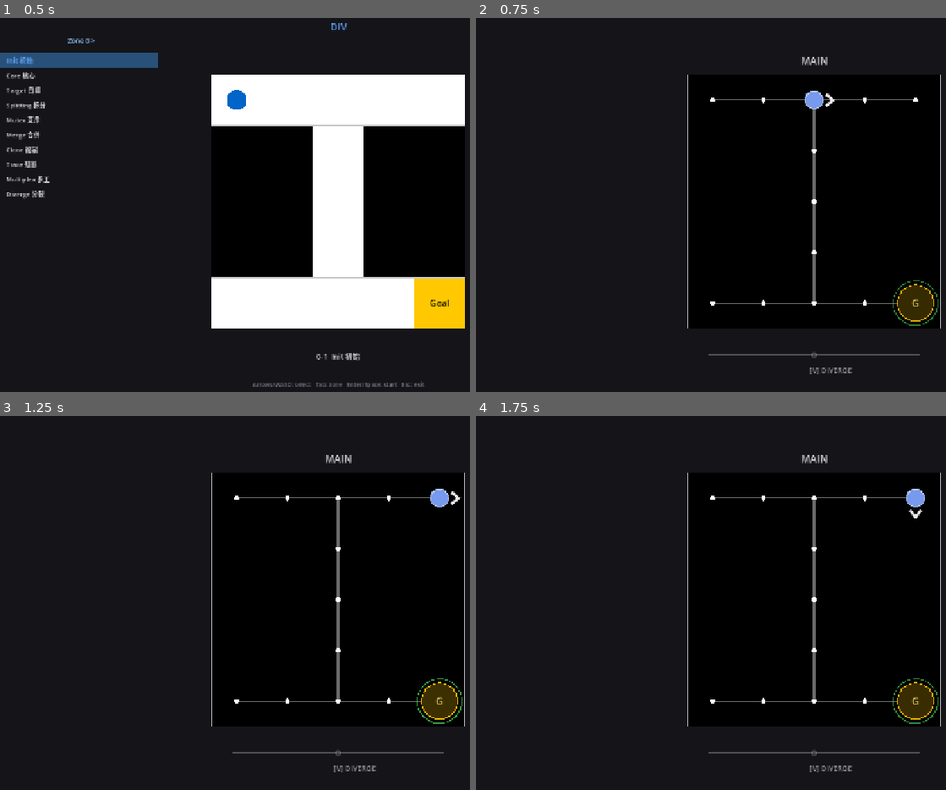
Above: before the commit, frames 1-4 (two rows, left to right).
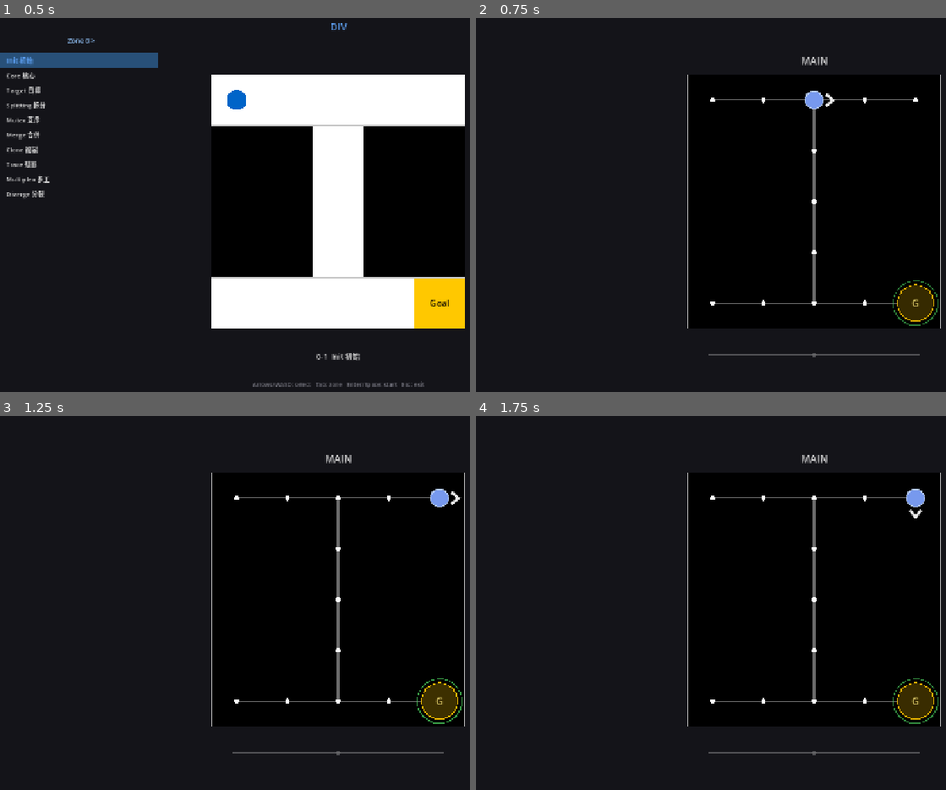
Above: after the commit, the same moments.

Repository: Periodev/DIV
Game: Godot game, scene res://scenes/main.tscn
Same seed, same stepped clock (60 frames per second), same inputs: the game is played once before the commit and once after it.
Inputs:
- Up to frame 1 (0.5 s): no input
- Up to frame 2 (0.75 s): tap Enter at 0.5 s; hold D from 0.53 s (still down); tap M at 0.6 s
- Up to frame 3 (1.25 s): keep holding D; tap Space at 0.77 s
- Up to frame 4 (1.75 s): tap Space at 1.25, 1.52 s; release D at 1.28 s; hold S from 1.28 s (still down); tap M at 1.35 s

Frame 1 is identical in both runs. In frame 2, 0.1% of the frame differs, in the area x 71-81%, y 89-96%; in frame 3, 0.1%; in frame 4, 0.1%.

Commit message:
Refine callout state visuals and preview toggle

Diff:
--- a/godot/scripts/GameScene.gd
+++ b/godot/scripts/GameScene.gd
@@ -318,6 +318,7 @@
 			if controller.has_branched:
 				merge_preview_active = not merge_preview_active
 			_apply_frame_spec()
+			_update_ui()
 
 		KEY_ESCAPE:
 			_save_selected_level_idx()
@@ -512,7 +513,10 @@
 		controller.current_focus,
 		pts,
 		can_merge,
-		can_fetch
+		can_fetch,
+		_current_hints.get("diverge", true) as bool,
+		_current_hints.get("fetch", false) as bool,
+		merge_preview_active
 	)
 
 
--- a/godot/scripts/SystemCalloutUI.gd
+++ b/godot/scripts/SystemCalloutUI.gd
@@ -7,20 +7,40 @@
 const COL_TEXT_LIT   := Color(0.95, 0.95, 0.95, 1.0)
 const COL_STATUS     := Color(0.4, 0.8, 0.9, 0.8)
 const COL_DIV_DOT    := Color(0.36, 0.92, 0.48, 0.95)
+const COL_READY_DIVERGE := Color(0.36, 0.92, 0.48, 0.98)
+const COL_READY_MERGE   := Color(0.30, 0.62, 1.00, 0.98)
+const COL_READY_FETCH   := Color(1.00, 0.62, 0.18, 0.98)
 
 var is_diverged: bool = false
 var active_branch: int = 0
 var div_points: int = 0
 var can_v_merge: bool = false
 var can_f_fetch: bool = false
-
-
-func update_state(diverged: bool, focus: int, pts: int, v_merge: bool, f_fetch: bool) -> void:
+var unlock_diverge: bool = true
+var unlock_merge: bool = true
+var unlock_fetch: bool = true
+var preview_active: bool = false
+
+
+func update_state(
+		diverged: bool,
+		focus: int,
+		pts: int,
+		v_merge: bool,
+		f_fetch: bool,
+		can_diverge_ui: bool = true,
+		can_fetch_ui: bool = true,
+		preview_active_ui: bool = false) -> void:
 	is_diverged = diverged
 	active_branch = focus
 	div_points = pts
 	can_v_merge = v_merge
 	can_f_fetch = f_fetch
+	unlock_diverge = can_diverge_ui
+	# Merge unlock follows diverge unlock by design.
+	unlock_merge = can_diverge_ui
+	unlock_fetch = can_fetch_ui
+	preview_active = preview_active_ui
 	queue_redraw()
 
 
@@ -39,7 +59,15 @@
 		var right_end: float = center_x + line_w
 
 		draw_line(Vector2(left_end, baseline_y), Vector2(right_end, baseline_y), COL_LINE_DIM, 1.0)
-		_draw_callout_node(Vector2(center_x, baseline_y), "[V] DIVERGE", div_points > 0, font, font_size)
+		_draw_gated_callout_node(
+			Vector2(center_x, baseline_y),
+			"[V] DIVERGE",
+			unlock_diverge,
+			unlock_diverge and div_points > 0,
+			COL_READY_DIVERGE,
+			font,
+			font_size
+		)
 		_draw_div_dots(Vector2(center_x, baseline_y), div_points)
 	else:
 		var line_w: float = size.x * 0.12
@@ -51,11 +79,67 @@
 		var m_x: float = center_x + line_w
 
 		draw_line(Vector2(left_end, baseline_y), Vector2(right_end, baseline_y), COL_LINE_DIM, 1.0)
-		_draw_callout_node(Vector2(f_x, baseline_y), "[F] FETCH MERGE", can_f_fetch, font, font_size)
-		_draw_callout_node(Vector2(v_x, baseline_y), "[V] MERGE", can_v_merge, font, font_size)
-		_draw_callout_node(Vector2(m_x, baseline_y), "[M] PREVIEW", true, font, font_size)
+		_draw_gated_callout_node(
+			Vector2(f_x, baseline_y),
+			"[F] FETCH MERGE",
+			unlock_fetch,
+			unlock_fetch and can_f_fetch,
+			COL_READY_FETCH,
+			font,
+			font_size
+		)
+		_draw_gated_callout_node(
+			Vector2(v_x, baseline_y),
+			"[V] MERGE",
+			unlock_merge,
+			unlock_merge and can_v_merge,
+			COL_READY_MERGE,
+			font,
+			font_size
+		)
+		_draw_preview_toggle_node(Vector2(m_x, baseline_y), preview_active, font, font_size)
 		_draw_div_dots(Vector2(v_x, baseline_y), div_points)
 		_draw_tab_indicator(size.x, baseline_y, font, font_size)
+
+
+func _draw_gated_callout_node(
+		pos: Vector2,
+		text: String,
+		is_unlocked: bool,
+		is_ready: bool,
+		ready_col: Color,
+		font: Font,
+		font_size: int) -> void:
+	if not is_unlocked:
+		draw_arc(pos, 2.5, 0.0, TAU, 12, COL_LINE_DIM, 1.0, true)
+		return
+
+	var col_line: Color = COL_LINE_LIT if is_ready else COL_LINE_DIM
+	var col_text: Color = COL_TEXT_LIT if is_ready else COL_TEXT_DIM
+	var line_len: float = 18.0
+	var node_r: float = 5.0 if is_ready else 4.0
+
+	if is_ready:
+		draw_circle(pos, node_r, ready_col)
+	else:
+		draw_arc(pos, node_r, 0.0, TAU, 16, col_line, 1.5, true)
+	draw_line(pos + Vector2(0.0, node_r), pos + Vector2(0.0, line_len), col_line, 1.0)
+	_draw_callout_label(pos, text, col_text, font, font_size, line_len)
+
+
+func _draw_preview_toggle_node(pos: Vector2, is_active: bool, font: Font, font_size: int) -> void:
+	var line_len: float = 18.0
+	var col_line: Color = COL_LINE_LIT
+	var col_text: Color = COL_TEXT_LIT
+	var node_r: float = 5.0 if not is_active else 4.0
+	var label_text: String = "[M] CANCEL" if is_active else "[M] PREVIEW"
+
+	if is_active:
+		draw_arc(pos, node_r, 0.0, TAU, 16, col_line, 1.5, true)
+	else:
+		draw_circle(pos, node_r, col_line)
+	draw_line(pos + Vector2(0.0, node_r), pos + Vector2(0.0, line_len), col_line, 1.0)
+	_draw_callout_label(pos, label_text, col_text, font, font_size, line_len)
 
 
 func _draw_callout_node(pos: Vector2, text: String, is_lit: bool, font: Font, font_size: int) -> void:
@@ -65,7 +149,16 @@
 
 	draw_arc(pos, 4.0, 0.0, TAU, 16, col_line, 1.5, true)
 	draw_line(pos + Vector2(0.0, 4.0), pos + Vector2(0.0, line_len), col_line, 1.0)
-
+	_draw_callout_label(pos, text, col_text, font, font_size, line_len)
+
+
+func _draw_callout_label(
+		pos: Vector2,
+		text: String,
+		col_text: Color,
+		font: Font,
+		font_size: int,
+		line_len: float) -> void:
 	var label_y: float = line_len + 16.0
 	var parts: PackedStringArray = text.split(" ", false, 1)
 	if parts.size() >= 2:
@@ -84,7 +177,8 @@
 
 
 func _draw_div_dots(anchor_pos: Vector2, points: int) -> void:
-	var count: int = maxi(0, mini(points, 6))
+	# Reserve the first point for the main diverge node itself.
+	var count: int = maxi(0, mini(points - 1, 6))
 	if count <= 0:
 		return
 	var start: Vector2 = anchor_pos + Vector2(18.0, 0.0)
